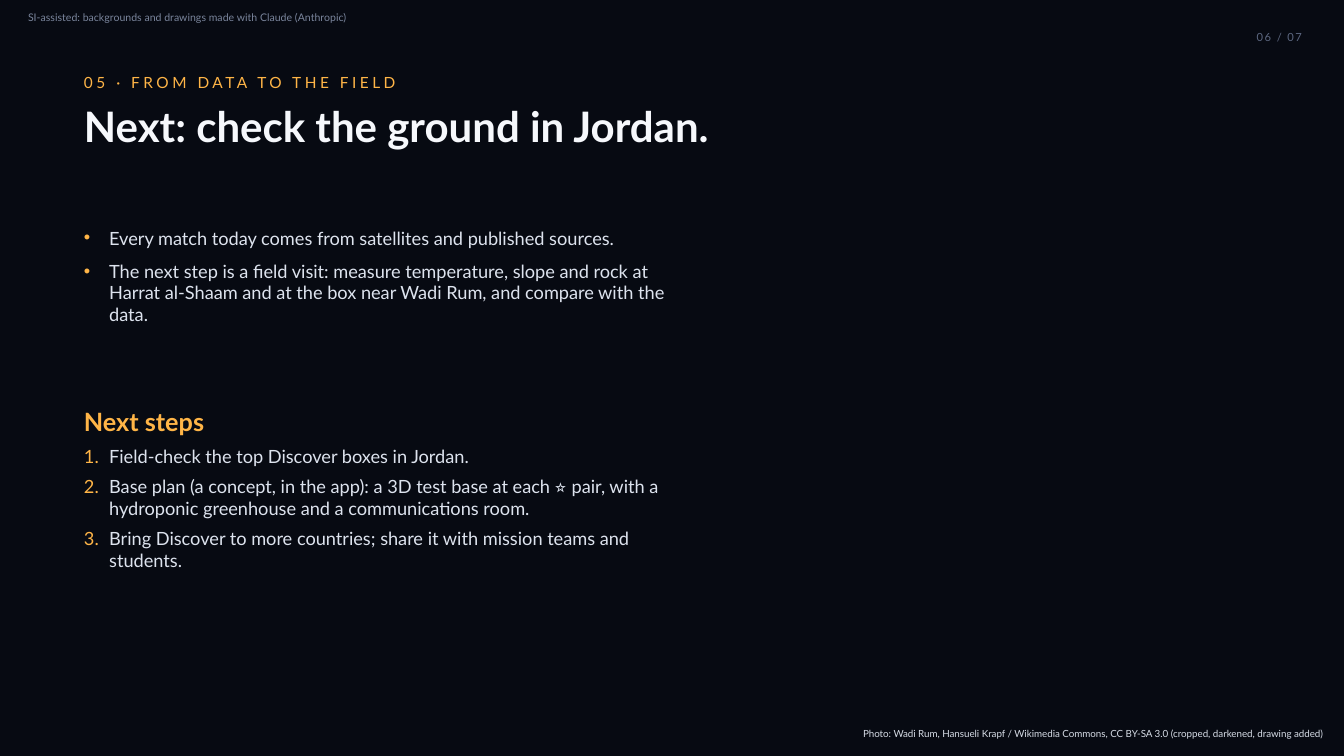
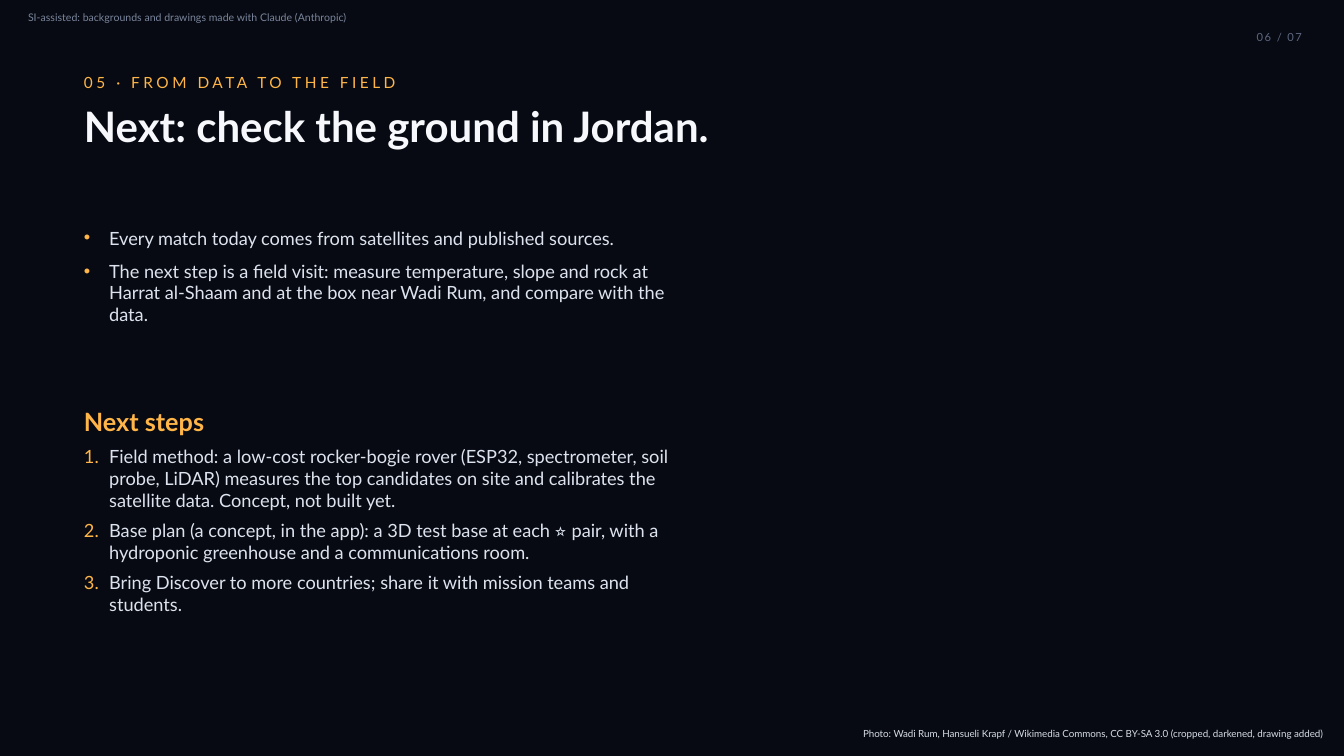
Before and after one commit to itsak7m/analog-atlas, a slide deck: slide 6 of pitch/AnalogAtlas_CosmicCats.pptx. Drawn at 1344x756 pixels with LibreOffice and Linux fonts; fonts in the diff are those of the drawing; background and template pictures are left out. Boxes give left, top, right and bottom in pixels: in the first picture for what was removed or moved away, otherwise in the second. Text is boxed around its words. In the diff, an @@ line names an element or a change of style, - is before the commit and + after.

```diff
--- a/pitch/AnalogAtlas_CosmicCats.pptx
+++ b/pitch/AnalogAtlas_CosmicCats.pptx
@@ text at <box>109,449,668,510</box>: text changed @@
-1. Field-check the top Discover boxes in Jordan.
+1. Field method: a low-cost rocker-bogie rover (ESP32, spectrometer, soil probe, LiDAR) measures the top candidates on site and calibrates the satellite data. Concept, not built yet.
```
Also in this commit, not shown: 4 other files.
